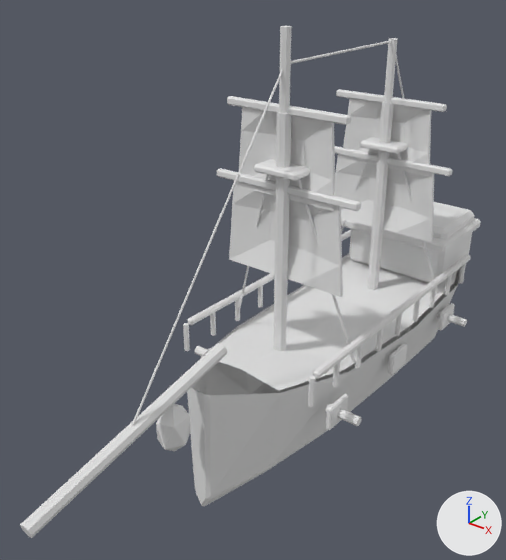
The Blender file ArtSource/Models/Blender/ShipsV03/player_tier_2_v03.blend: old version first, new version second.
Before and after are seen from a camera (50 mm lens) standing at (2.28, -3.77, 2.78) and looking at (-0.14, -0.74, 0.9). Lighting does not change. The marker at lower right points along +X, +Y and +Z. The first picture is the older version.

Objects in the first picture: 'Bowsprit_Main', 'Mast_1_Lower', 'Mast_2_Lower', 'Sail_1_1', 'Sail_1_2', 'Sail_2_1', 'Sail_2_2', 'Stern_GreatCabin', 'Tier_2_Lofted_Deck', 'Tier_2_Lofted_Hull', 'Tier_2_Port_TopRail', 'Yard_1_1' and 36 more.
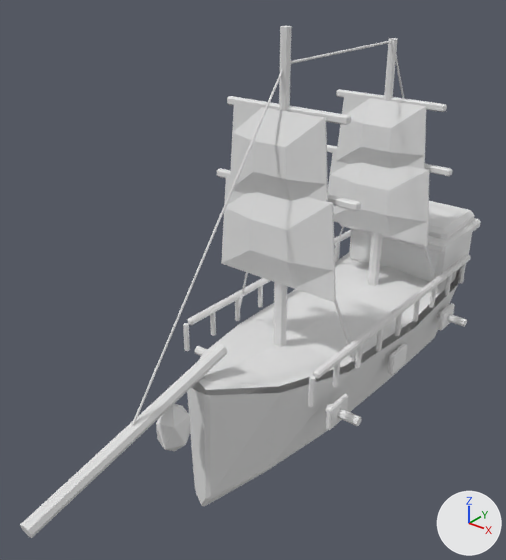
Patch to the scene script:
```diff
--- a/ArtSource/Models/Blender/ShipsV03/player_tier_2_v03.blend.py
+++ b/ArtSource/Models/Blender/ShipsV03/player_tier_2_v03.blend.py
@@ me_tier_2_lofted_hull_deckmesh @@
 # used by ob_tier_2_lofted_deck; location = (0.0, 0.0, 0.0); rotation_euler = (0.0, 0.0, 3.142), in degrees (0, 0, 180)
-me_tier_2_lofted_hull_deckmesh.from_pydata(...)  # 15 vertices, 8 faces; spans x -0.47..0.47, y -1.35..1.05, z 0.35..0.51
+me_tier_2_lofted_hull_deckmesh.from_pydata(...)  # 18 vertices, 10 faces; spans x -0.47..0.47, y -1.35..1.43, z 0.38..0.59
+# me_tier_2_lofted_hull_deckmesh part 1: the whole mesh is rebuilt
 me_tier_2_lofted_hull_deckmesh.materials.append(mat_deckoak_v03)
@@ me_sail_1_1_mesh @@
 # used by ob_sail_1_1; location = (0.0, 0.0, 0.0); rotation_euler = (0.0, 0.0, 3.142), in degrees (0, 0, 180)
-me_sail_1_1_mesh.from_pydata(...)  # 32 vertices, 30 faces; spans x -0.426..0.426, y 0.564..0.638, z 0.921..1.502
+me_sail_1_1_mesh.from_pydata(...)  # 32 vertices, 30 faces; spans x -0.427..0.427, y 0.692..0.777, z 0.918..1.504
+# me_sail_1_1_mesh part 2: 32 of 32 vertices moved; they spanned x -0.426..0.426, y 0.564..0.638, z 0.921..1.502 and now span x -0.427..0.427, y 0.692..0.777, z 0.918..1.504; mean shift (0.0, 0.102, 0.0)
 me_sail_1_1_mesh.materials.append(mat_sailcanvas_v03)
@@ me_sail_1_2_mesh @@
 # used by ob_sail_1_2; location = (0.0, 0.0, 0.0); rotation_euler = (0.0, 0.0, 3.142), in degrees (0, 0, 180)
-me_sail_1_2_mesh.from_pydata(...)  # 32 vertices, 30 faces; spans x -0.347..0.347, y 0.564..0.638, z 1.429..1.951
+me_sail_1_2_mesh.from_pydata(...)  # 32 vertices, 30 faces; spans x -0.348..0.348, y 0.692..0.777, z 1.427..1.953
+# me_sail_1_2_mesh part 3: 32 of 32 vertices moved; they spanned x -0.347..0.347, y 0.564..0.638, z 1.429..1.951 and now span x -0.348..0.348, y 0.692..0.777, z 1.427..1.953; mean shift (0.0, 0.102, 0.0)
 me_sail_1_2_mesh.materials.append(mat_sailcanvas_v03)
@@ me_sail_2_1_mesh @@
 # used by ob_sail_2_1; location = (0.0, 0.0, 0.0); rotation_euler = (0.0, 0.0, 3.142), in degrees (0, 0, 180)
-me_sail_2_1_mesh.from_pydata(...)  # 32 vertices, 30 faces; spans x -0.426..0.426, y -0.619..-0.545, z 0.874..1.405
+me_sail_2_1_mesh.from_pydata(...)  # 32 vertices, 30 faces; spans x -0.427..0.427, y -0.492..-0.407, z 0.872..1.407
+# me_sail_2_1_mesh part 4: 32 of 32 vertices moved; they spanned x -0.426..0.426, y -0.619..-0.545, z 0.874..1.405 and now span x -0.427..0.427, y -0.492..-0.407, z 0.872..1.407; mean shift (0.0, 0.102, 0.0)
 me_sail_2_1_mesh.materials.append(mat_sailcanvas_v03)
@@ me_sail_2_2_mesh @@
 # used by ob_sail_2_2; location = (0.0, 0.0, 0.0); rotation_euler = (0.0, 0.0, 3.142), in degrees (0, 0, 180)
-me_sail_2_2_mesh.from_pydata(...)  # 32 vertices, 30 faces; spans x -0.347..0.347, y -0.619..-0.545, z 1.338..1.814
+me_sail_2_2_mesh.from_pydata(...)  # 32 vertices, 30 faces; spans x -0.348..0.348, y -0.492..-0.407, z 1.336..1.817
+# me_sail_2_2_mesh part 5: 32 of 32 vertices moved; they spanned x -0.347..0.347, y -0.619..-0.545, z 1.338..1.814 and now span x -0.348..0.348, y -0.492..-0.407, z 1.336..1.817; mean shift (0.0, 0.102, 0.0)
 me_sail_2_2_mesh.materials.append(mat_sailcanvas_v03)
```

Where the change shows, as pixel boxes (x1, y1, x2, y2) in the pictures (506 x 560 px):
'Tier_2_Lofted_Deck', reshaped (9% wider)
    before: (219, 256, 457, 390)
    after: (198, 253, 457, 390)
'Sail_1_1', reshaped (8% taller)
    before: (229, 181, 343, 297)
    after: (221, 177, 336, 302)
'Sail_1_2', reshaped
    before: (239, 107, 335, 211)
    after: (230, 102, 328, 202)
'Sail_2_1', reshaped (8% taller)
    before: (335, 154, 434, 242)
    after: (328, 151, 430, 246)
'Sail_2_2', reshaped
    before: (343, 98, 432, 176)
    after: (336, 95, 427, 169)
'Mast_1_Lower', unchanged, covered by the edit
    before: (273, 112, 291, 351)
    after: (273, 282, 287, 347)
'Mast_2_Lower', unchanged, covered by the edit
    before: (367, 102, 393, 290)
    after: (368, 232, 382, 286)
'Yard_1_1', unchanged, covered by the edit
    both: (217, 168, 361, 211)
